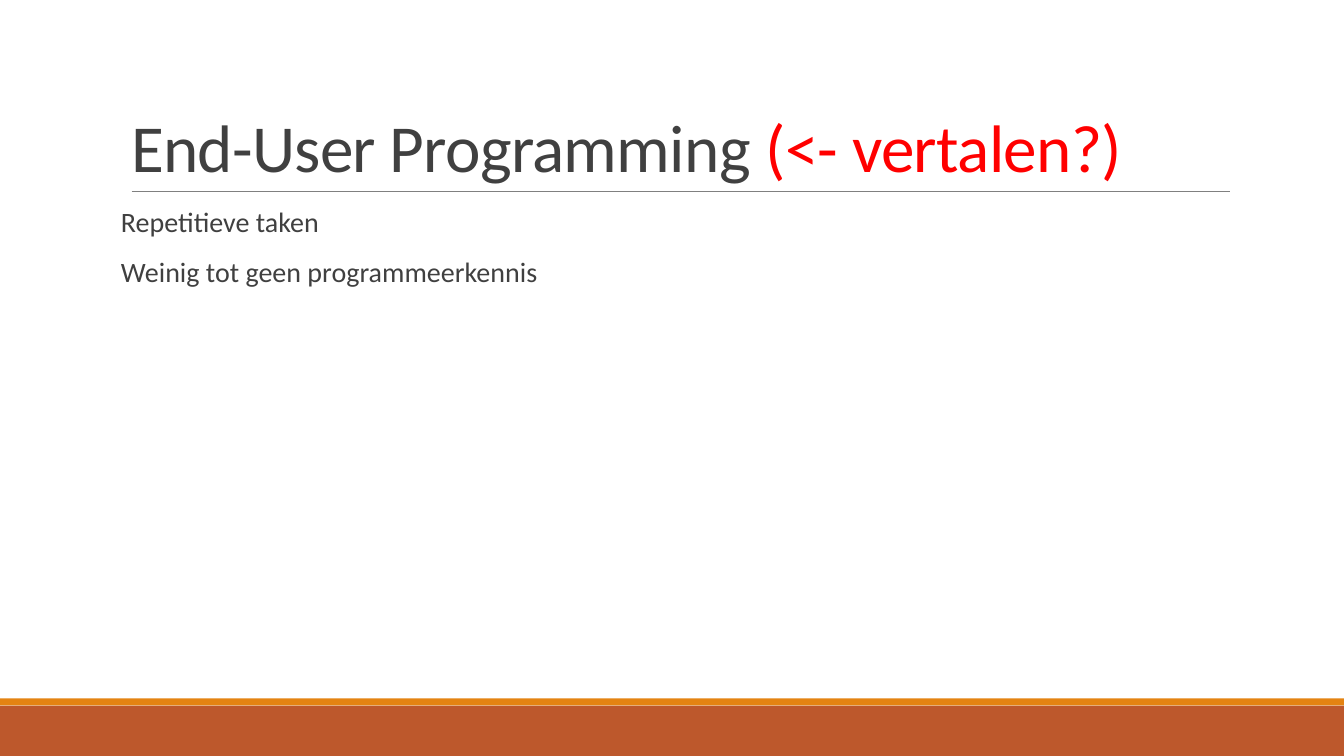
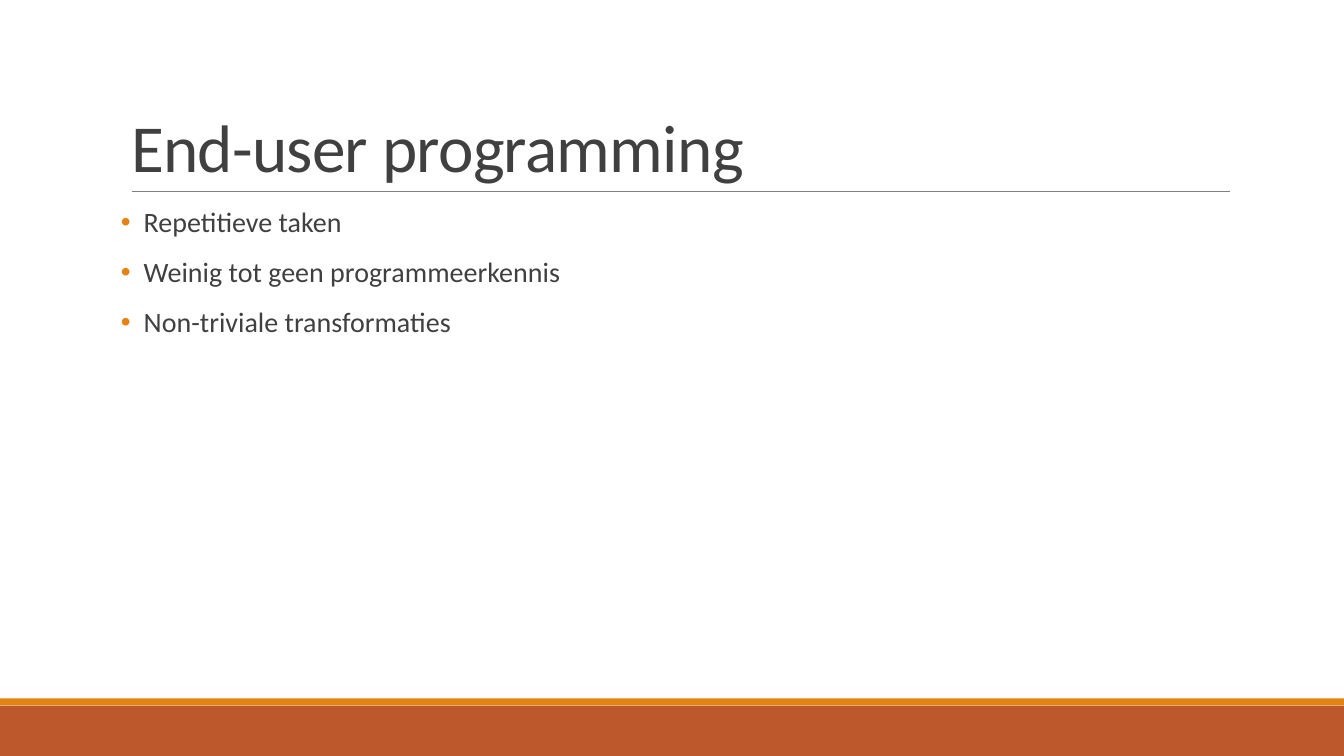
Before and after one commit to TomDeGroote/Bachelorproef, a slide deck: slide 17 of Opdracht 2/Literatuurstudie.pptx. Drawn at 1344x756 pixels with LibreOffice and Linux fonts; fonts in the diff are those of the drawing. Boxes give left, top, right and bottom in pixels: in the first picture for what was removed or moved away, otherwise in the second. Text is boxed around its words. In the diff, an @@ line names an element or a change of style, - is before the commit and + after.

```diff
--- a/Opdracht 2/Literatuurstudie.pptx
+++ b/Opdracht 2/Literatuurstudie.pptx
@@ title at (x1=131, y1=125, x2=743, y2=184): text changed @@
-End-User Programming (<- vertalen?)
+End-user programming
@@ text at (x1=144, y1=212, x2=560, y2=287): bullet none to • @@
@@ text at (x1=144, y1=312, x2=451, y2=332): paragraph added @@
+• Non-triviale transformaties
```
Also in this commit, not shown: 7 other slides changed, 1 slide added, 1 slide removed, 4 other files.
